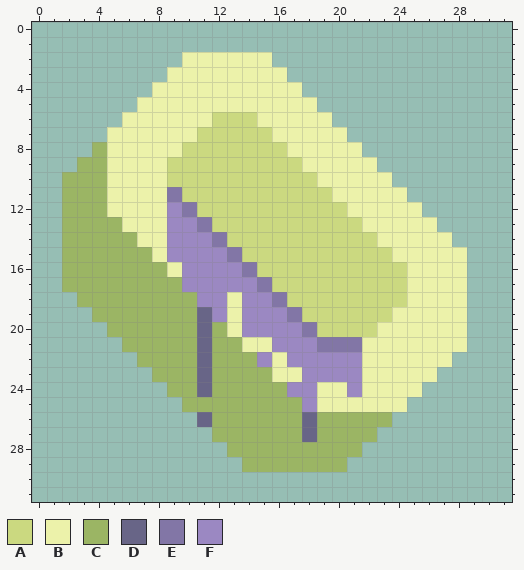
Pixel-art sprite: sprites/items/anolead.png. This is how it looked before the edit.
The file is 32x32 pixels.
Palette (. is transparent): A #cbd980  B #ecf2aa  C #9bb564  D #686587  E #8276a6  F #9b88c2
After the commit:
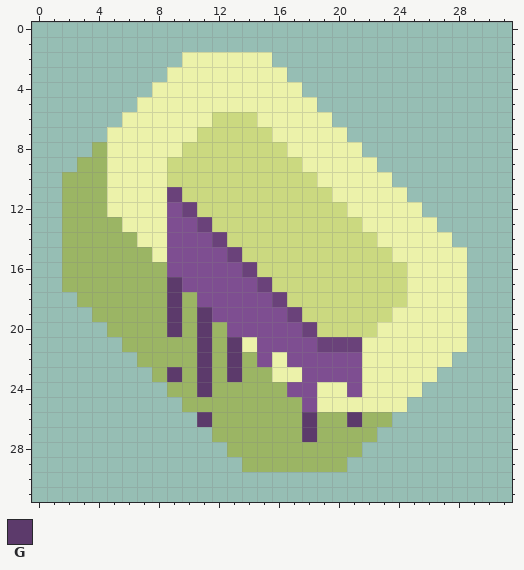
Colours new in this view: G #5c3a6b
Changes in this commit:
@@ palette @@
-E #8276a6
+E #6a427a
-F #9b88c2
+F #7e4e91
@@ x 7..23 @@
 15 CBFFFFEAAAAAAAAAA
-16 CCBFFFFEAAAAAAAAA
-17 CCCFFFFFEAAAAAAAA
-18 CCCCFFBFFEAAAAAAA
-19 CCCCDFBFFFEAAAAAA
-20 CCCCDCBFFFFEAAAAB
-21 CCCCDCCBBFFFEEEBB
-22 CCCCDCCCFBFFFFFBB
-23 .CCCDCCCCBBFFFFBB
-24 ..CCDCCCCCFFBBFBB
+16 CCFFFFFEAAAAAAAAA
+17 CCGFFFFFEAAAAAAAA
+18 CCGCFFFFFEAAAAAAA
+19 CCGCGFFFFFEAAAAAA
+20 CCGCGCFFFFFEAAAAB
+21 CCCCGCGBFFFFEEEBB
+22 CCCCGCGCFBFFFFFBB
+23 .CGCGCGCCBBFFFFBB
+24 ..CCGCCCCCFFBBFBB
 25 ...CCCCCCCCFBBBBB
-26 ....DCCCCCCDCCCCC
-27 .....CCCCCCDCCCC.
+26 ....GCCCCCCGCCGCC
+27 .....CCCCCCGCCCC.
 28 ......CCCCCCCCC..
Where, in picture pixels (left, top, right, bottom), the same in both pictures:
changed: (167, 187, 362, 442)
